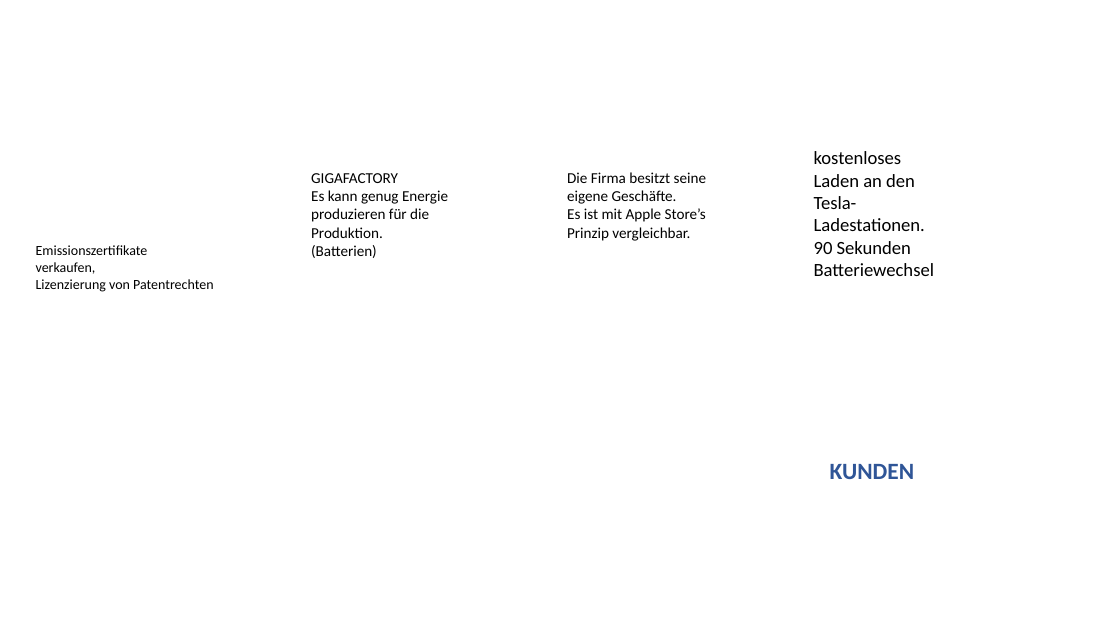
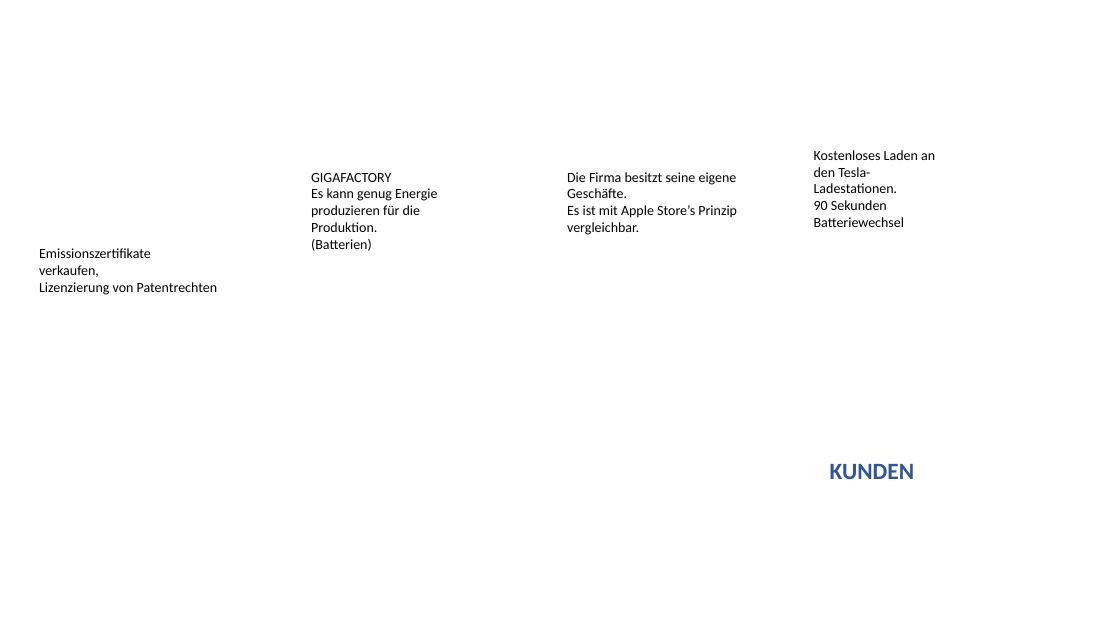
Before and after one commit to Nathan937/ManagementS4, a slide deck: slide 1 of Fragen/Wertkette.pptx. Drawn at 1120x630 pixels with LibreOffice and Linux fonts; fonts in the diff are those of the drawing; background and template pictures are left out. Boxes give left, top, right and bottom in pixels: in the first picture for what was removed or moved away, otherwise in the second. Text is boxed around its words. In the diff, an @@ line names an element or a change of style, - is before the commit and + after.

Commit message:
ez

```diff
--- a/Fragen/Wertkette.pptx
+++ b/Fragen/Wertkette.pptx
@@ text "GIGAFACTORY" at <box>311,173,438,251</box>: size 13 to 12 pt @@
@@ text "Die Firma besitzt seine eigene ..." at <box>567,172,737,235</box>: size 13 to 12 pt @@
@@ text at <box>814,150,935,193</box>: text changed; size 16 to 12 pt @@
-kostenloses Laden an den Tesla-Ladestationen.
+Kostenloses Laden an den Tesla-Ladestationen.
@@ text at <box>814,200,904,227</box>: size 16 to 12 pt in "90 Sekunden Batteriewechsel" @@
@@ rectangle added at <box>806,233,929,280</box>, fill #FFFFFF, outline #FFFFFF 1 pt @@
@@ text "Emissionszertifikate": place and size @@
-text "Emissionszertifikate" at <box>36,245,213,292</box>
+text "Emissionszertifikate" at <box>39,248,217,295</box>
@@ rectangle added at <box>303,253,493,267</box>, fill #FFFFFF, outline #FFFFFF 1 pt @@
```
